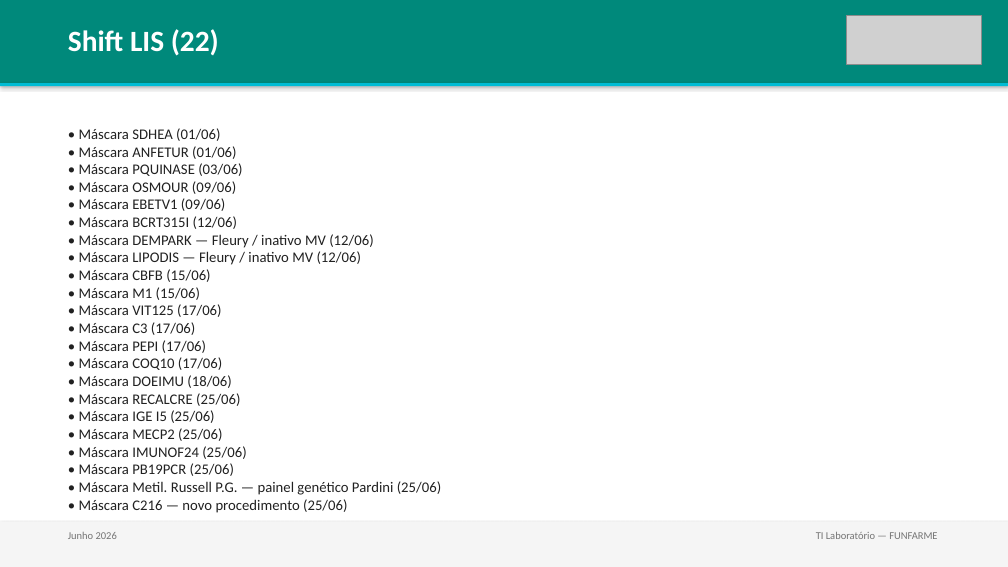
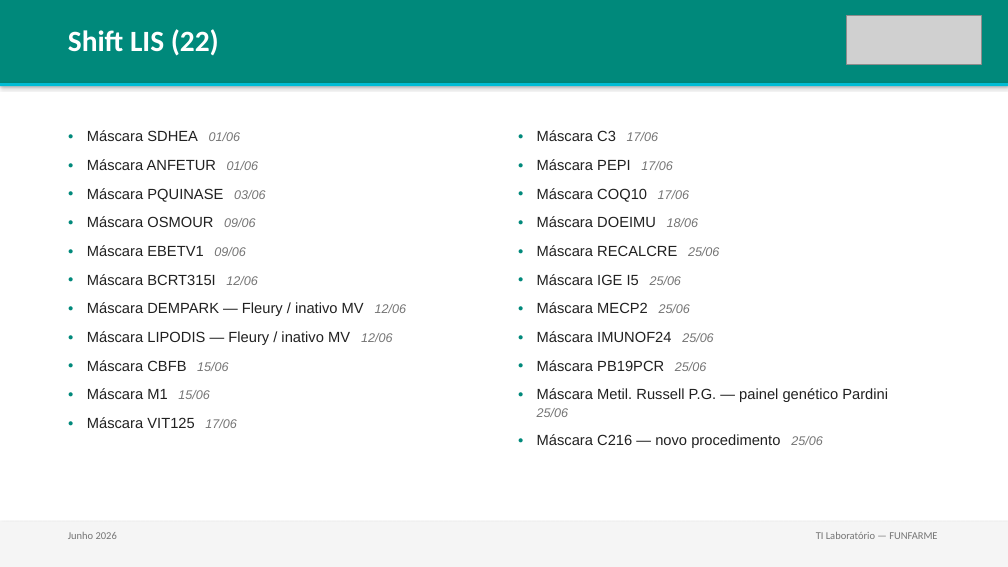
Before and after one commit to lab-central-hb/funfarme-kb, a slide deck: slide 3 of reports/2026-06_resumo-mensal.pptx (slide 4 before the commit). Drawn at 1008x567 pixels with LibreOffice and Linux fonts; fonts in the diff are those of the drawing; grey boxes stand for pictures. Boxes give left, top, right and bottom in pixels: in the first picture for what was removed or moved away, otherwise in the second. Text is boxed around its words. In the diff, an @@ line names an element or a change of style, - is before the commit and + after.

Commit message:
feat: melhora template do relatório mensal e documenta fluxo de máscaras
- gera-relatorio.py: gráficos nativos (barras/colunas) em vez de texto,
  cores por categoria, listas com marcadores reais, layout em 2 colunas
  para categorias com muitas tarefas, correção do bug que quebrava as
  logos ao clonar slides (relação de imagem não era recriada)
- remove slide de distribuição semanal do PPTX (não usado)
- portal: checklist do fluxo completo de criação de máscara e tabela
  de assinaturas de laboratórios de apoio (Hermes Pardini, DB, Fleury,
  Instituto Adolfo Lutz)
- regenera relatório de junho/2026 com o novo template

```diff
--- a/reports/2026-06_resumo-mensal.pptx
+++ b/reports/2026-06_resumo-mensal.pptx
@@ text added at bbox=[87, 130, 406, 428], 14 pt, text #212121 @@
+● Máscara SDHEA 01/06
+● Máscara ANFETUR 01/06
+● Máscara PQUINASE 03/06
+● Máscara OSMOUR 09/06
+● Máscara EBETV1 09/06
+● Máscara BCRT315I 12/06
+● Máscara DEMPARK — Fleury / inativo MV 12/06
+● Máscara LIPODIS — Fleury / inativo MV 12/06
+● Máscara CBFB 15/06
+● Máscara M1 15/06
+● Máscara VIT125 17/06
@@ text at bbox=[537, 130, 888, 448]: text changed; font Calibri to Arial @@
-• Máscara SDHEA (01/06)
-• Máscara ANFETUR (01/06)
-• Máscara PQUINASE (03/06)
-• Máscara OSMOUR (09/06)
-• Máscara EBETV1 (09/06)
-• Máscara BCRT315I (12/06)
-• Máscara DEMPARK — Fleury / inativo MV (12/06)
-• Máscara LIPODIS — Fleury / inativo MV (12/06)
-• Máscara CBFB (15/06)
-• Máscara M1 (15/06)
-• Máscara VIT125 (17/06)
-• Máscara C3 (17/06)
-• Máscara PEPI (17/06)
-• Máscara COQ10 (17/06)
-• Máscara DOEIMU (18/06)
-• Máscara RECALCRE (25/06)
-• Máscara IGE I5 (25/06)
-• Máscara MECP2 (25/06)
-• Máscara IMUNOF24 (25/06)
-• Máscara PB19PCR (25/06)
-• Máscara Metil. Russell P.G. — painel genético Pardini (25/06)
-• Máscara C216 — novo procedimento (25/06)
+● Máscara C3 17/06
+● Máscara PEPI 17/06
+● Máscara COQ10 17/06
+● Máscara DOEIMU 18/06
+● Máscara RECALCRE 25/06
+● Máscara IGE I5 25/06
+● Máscara MECP2 25/06
+● Máscara IMUNOF24 25/06
+● Máscara PB19PCR 25/06
+● Máscara Metil. Russell P.G. — painel genético Pardini 25/06
+● Máscara C216 — novo procedimento 25/06
```
Also in this commit, not shown: 8 other slides changed, 1 slide added, 1 slide removed, 5 other files.
